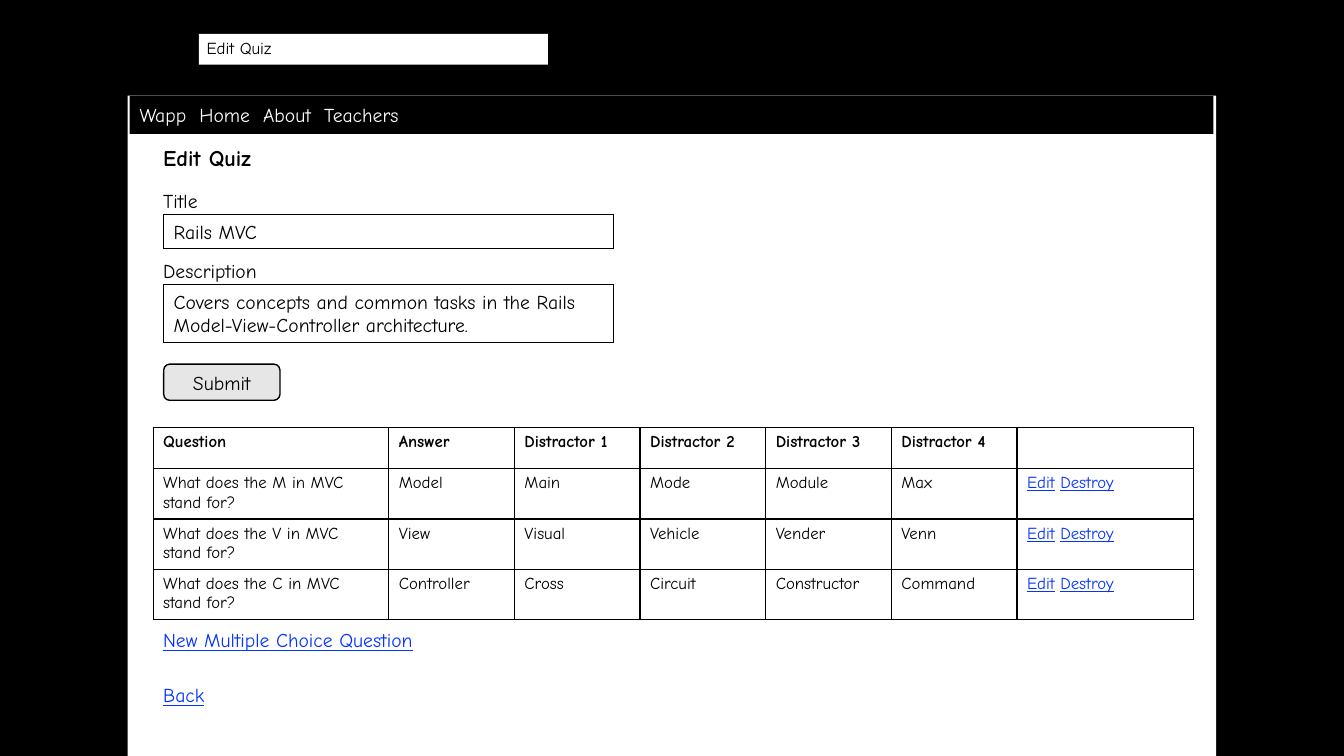
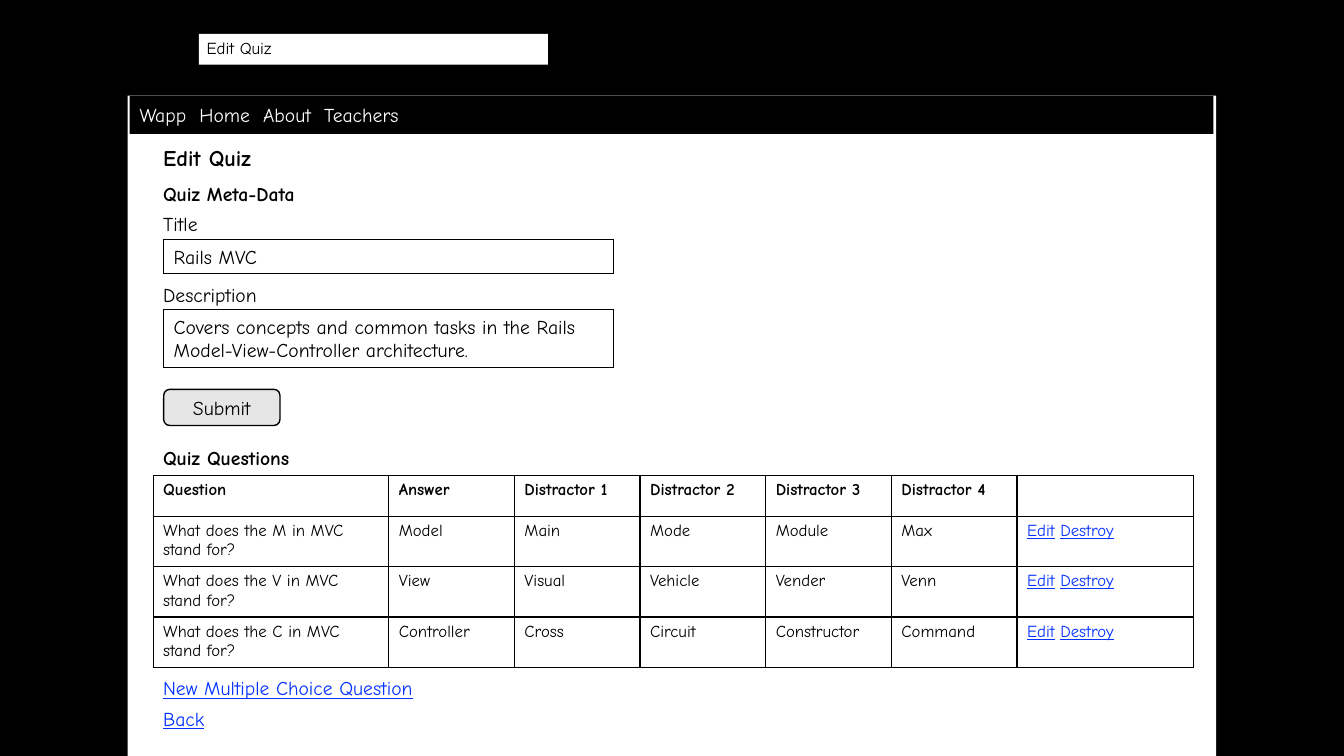
Before and after one commit to scott-fleming/wapp, a slide deck: slide 31 of docs/wireframes.pptx (slide 29 before the commit). Drawn at 1344x756 pixels with LibreOffice and Linux fonts; fonts in the diff are those of the drawing; background and template pictures are left out. Boxes give left, top, right and bottom in pixels: in the first picture for what was removed or moved away, otherwise in the second. Text is boxed around its words. In the diff, an @@ line names an element or a change of style, - is before the commit and + after.

```diff
--- a/docs/wireframes.pptx
+++ b/docs/wireframes.pptx
@@ text added at (x1=163, y1=187, x2=295, y2=202), 14 pt, text #000000, bold @@
+Quiz Meta-Data
@@ 2 rectangles, 1 text, 1 rounded rectangle moved together from (x1=163, y1=194, x2=613, y2=706) to (x1=163, y1=217, x2=613, y2=729) @@
@@ table moved from (x1=153, y1=427, x2=1196, y2=620) to (x1=153, y1=476, x2=1196, y2=668) @@
@@ text added at (x1=163, y1=451, x2=289, y2=466), 14 pt, text #000000, bold @@
+Quiz Questions
@@ text "New Multiple Choice Question" moved from (x1=163, y1=633, x2=412, y2=651) to (x1=163, y1=681, x2=412, y2=699) @@
```
Also in this commit, not shown: 5 other slides changed, 2 slides added, 4 other files.
